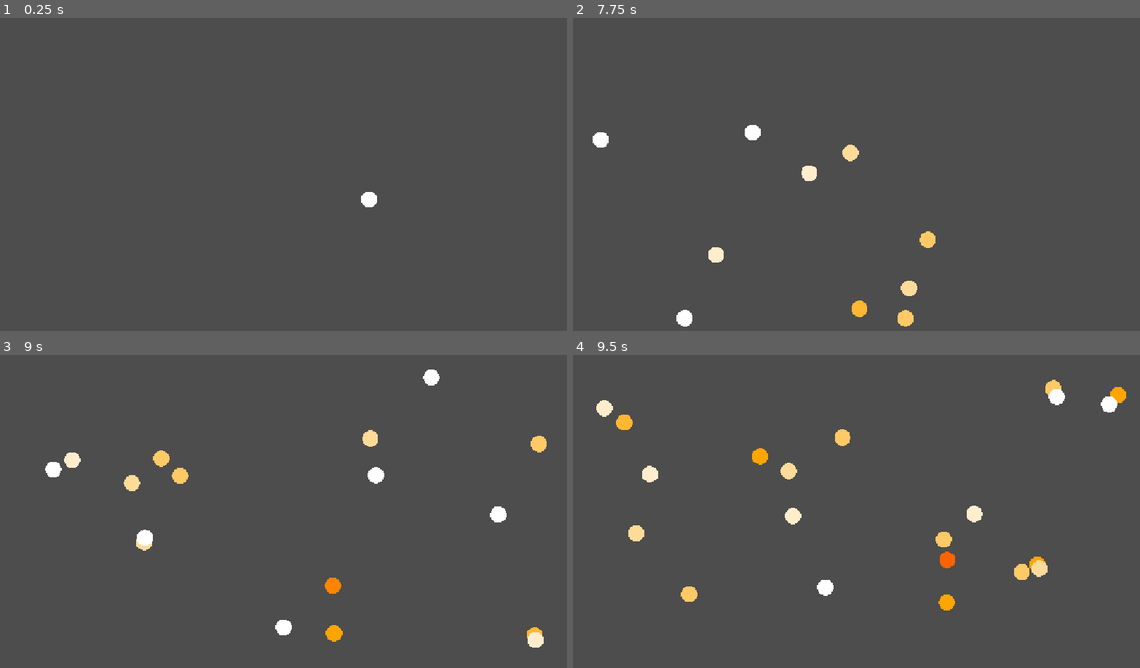
Above: before the commit, frames 1-4 (two rows, left to right).
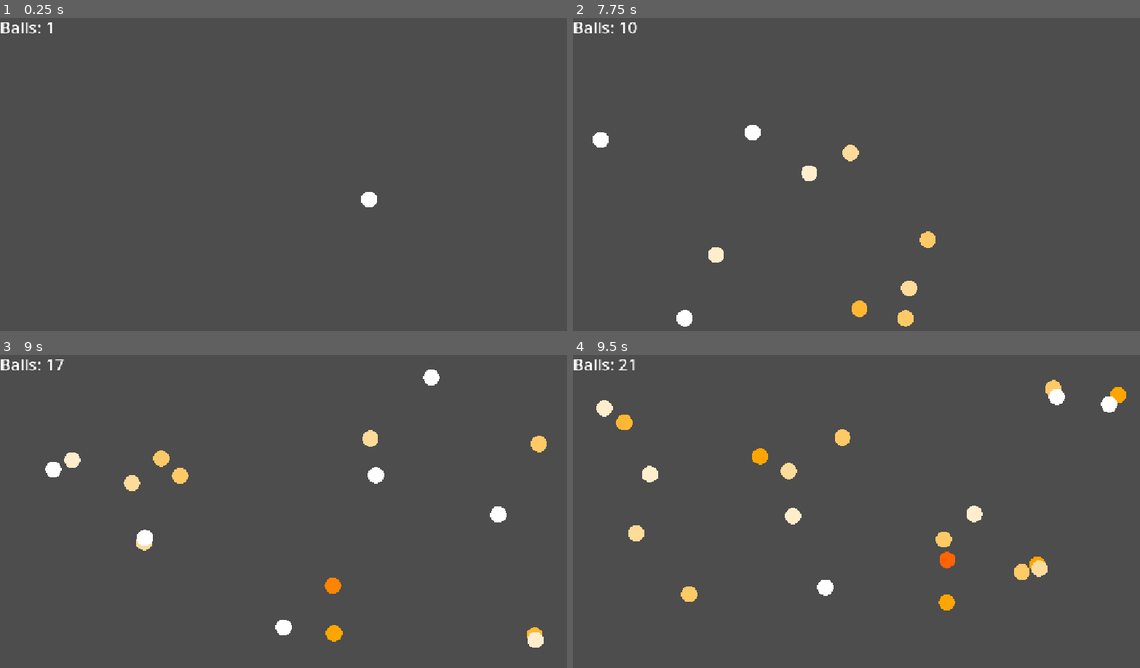
Above: after the commit, the same moments.

Repository: ThisIsSomeone/MusicBox
Game: Godot game, scene res://Scenes/TestZone.tscn
Two runs of this game, one before a commit and one after it. Both use one fixed random seed, a clock stepped at 60 frames per second and the inputs below.
Inputs:
- Up to frame 1 (0.25 s): no input
- Up to frame 2 (7.75 s): no input
- Up to frame 3 (9 s): no input
- Up to frame 4 (9.5 s): no input

The runs differ from the first frame. In frame 1, 0.1% of the frame differs, in the area x 0-10%, y 1-5%; in frame 2, 0.2%, in the area x 0-12%, y 1-5%; in frame 3, 0.2%; in frame 4, 0.2%.

Commit message:
Ballcoutner

Diff:
--- /dev/null
+++ b/Managers/ball_counter.gd
@@ -0,0 +1,5 @@
+extends Label
+
+func _process(_delta: float) -> void:
+	var ball_count := get_tree().get_nodes_in_group("balls").size()
+	text = "Balls: " + str(ball_count)
--- /dev/null
+++ b/Managers/ball_counter.tscn
@@ -0,0 +1,16 @@
+[gd_scene format=3 uid="uid://dp56ukp6vtyik"]
+
+[ext_resource type="Script" uid="uid://c8w52kmsc6vx2" path="res://Managers/ball_counter.gd" id="1_mbeye"]
+
+[node name="BallCounter" type="Label" unique_id=779875909]
+anchors_preset = 1
+anchor_left = 1.0
+anchor_right = 1.0
+offset_left = -320.0
+offset_top = 33.0
+offset_right = -39.0
+offset_bottom = 87.0
+grow_horizontal = 0
+theme_override_font_sizes/font_size = 32
+text = "Balls: 1"
+script = ExtResource("1_mbeye")
--- a/Scenes/TestZone.tscn
+++ b/Scenes/TestZone.tscn
@@ -1,6 +1,7 @@
 [gd_scene format=3 uid="uid://db0nx8mstm6pf"]
 
 [ext_resource type="PackedScene" uid="uid://cl5h7bl26mh1j" path="res://Objects/BallBouncesSplitsBetterAndPops/BetterBouncing.tscn" id="1_wgfkm"]
+[ext_resource type="PackedScene" uid="uid://dp56ukp6vtyik" path="res://Managers/ball_counter.tscn" id="2_1ftgw"]
 
 [sub_resource type="RectangleShape2D" id="RectangleShape2D_y60u0"]
 size = Vector2(36.75, 588)
@@ -37,3 +38,17 @@
 speed = 200.0
 max_balls = 32
 launch_target = Vector2(0, 100)
+
+[node name="CanvasLayer" type="CanvasLayer" parent="." unique_id=2031341051]
+
+[node name="Control" type="Control" parent="CanvasLayer" unique_id=1985976383]
+layout_mode = 3
+anchors_preset = 15
+anchor_right = 1.0
+anchor_bottom = 1.0
+grow_horizontal = 2
+grow_vertical = 2
+
+[node name="BallCounter" parent="CanvasLayer/Control" unique_id=779875909 instance=ExtResource("2_1ftgw")]
+layout_mode = 0
+anchors_preset = 0
Not shown, added: Managers/ball_counter.gd.uid
